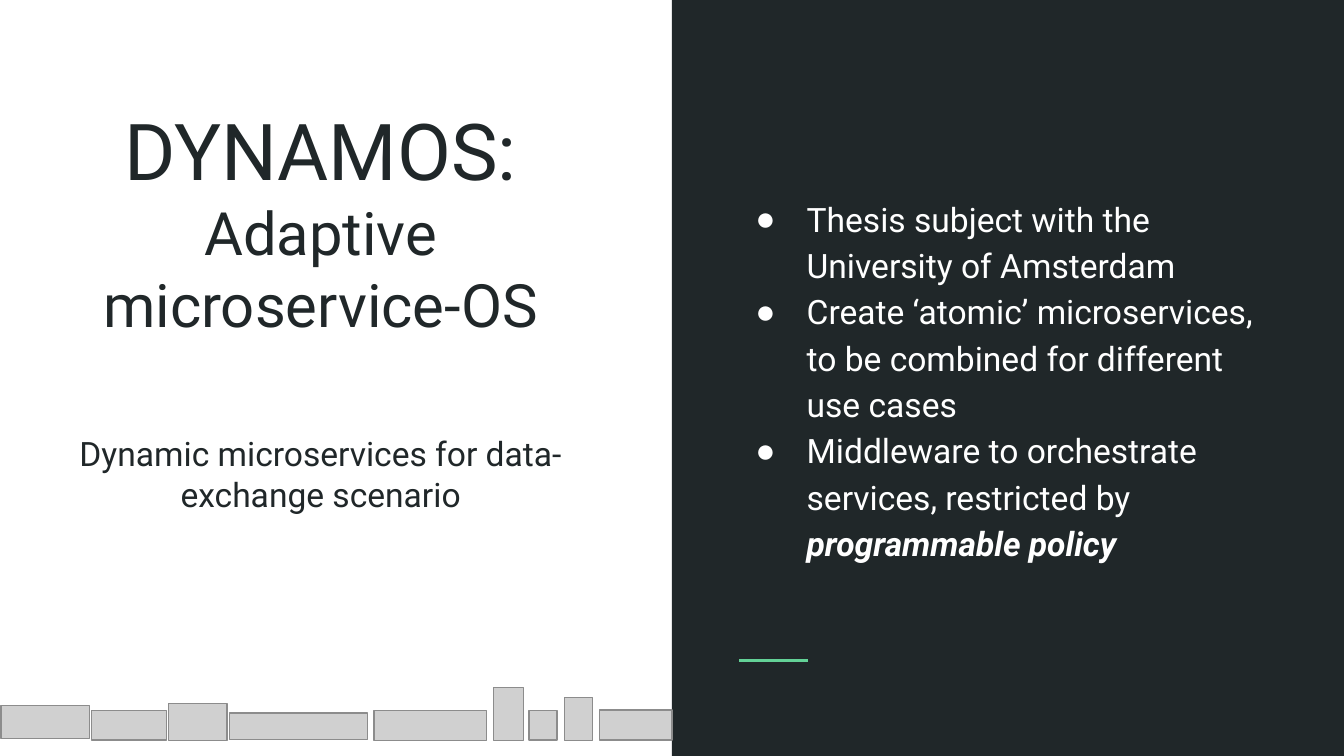
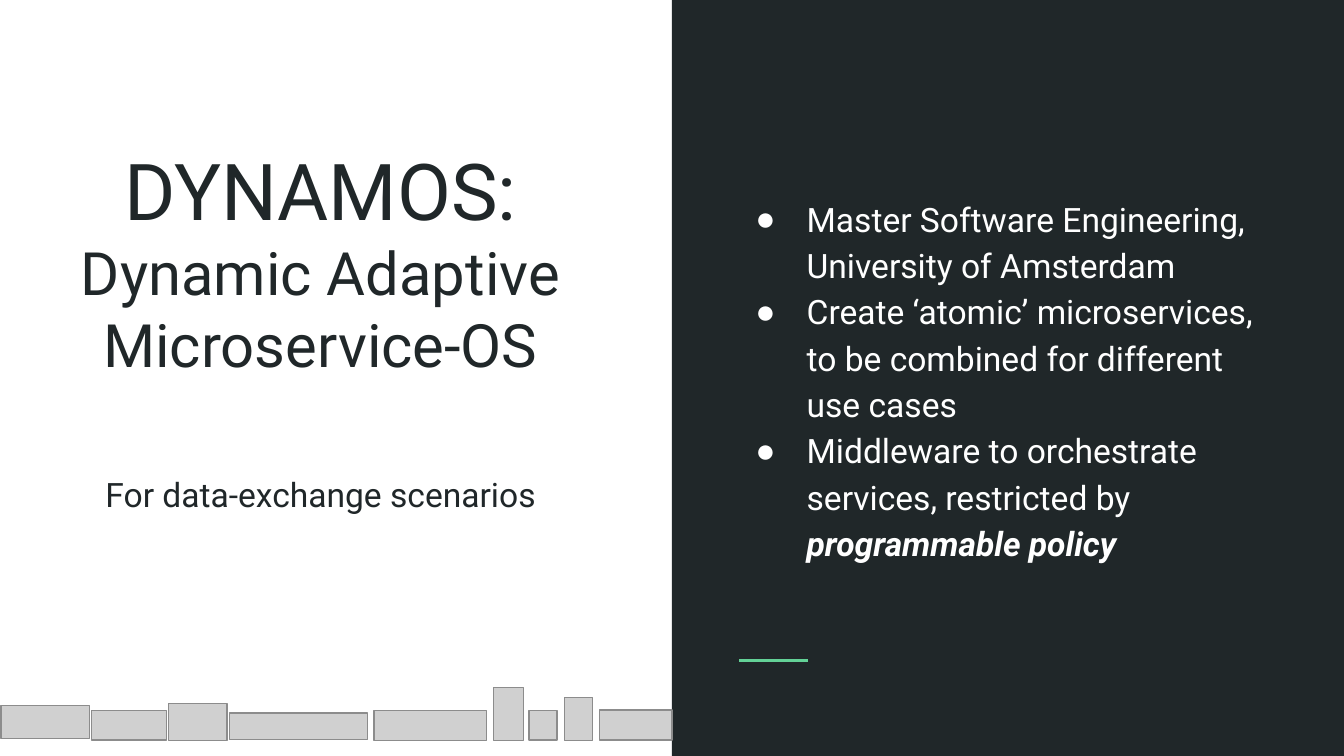
Before and after one commit to Jorrit05/DYNAMOS, a slide deck: slide 1 of docs/slides/panel.pptx. Drawn at 1344x756 pixels with LibreOffice and Linux fonts; fonts in the diff are those of the drawing; grey boxes stand for pictures. Boxes give left, top, right and bottom in pixels: in the first picture for what was removed or moved away, otherwise in the second. Text is boxed around its words. In the diff, an @@ line names an element or a change of style, - is before the commit and + after.

Commit message:
some presentations..

```diff
--- a/docs/slides/panel.pptx
+++ b/docs/slides/panel.pptx
@@ title at (x1=81, y1=163, x2=560, y2=514): text changed; size 18 to 32 pt @@
-DYNAMOS:
-Adaptive microservice-OS
-Dynamic microservices for data-exchange scenario
+DYNAMOS:
+Dynamic Adaptive Microservice-OS
+For data-exchange scenarios
@@ text at (x1=807, y1=206, x2=1244, y2=285): text changed @@
-● Thesis subject with the
-  University of Amsterdam
+● Master Software Engineering,
+  University of Amsterdam
```
Also in this commit, not shown: 1 other slide changed, 1 slide added, 38 other files.
